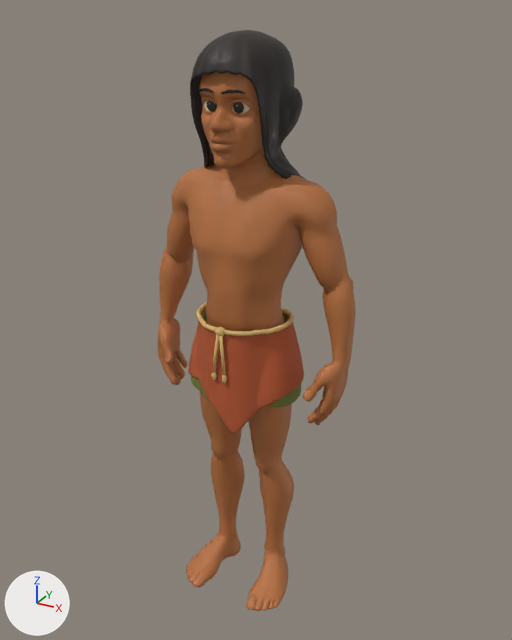
Before and after pictures for a commit that changed the glTF model assets/models/habitantes/homem_01.glb.
Before and after are seen from a camera (50 mm lens) standing at (1.015, -1.793, 1.9) and looking at (0.021, 0.015, 0.996). Every picture has the same lights, and +X, +Y and +Z are marked at lower left. The first picture is the older version. Vertices at exactly the same position are counted once.

The scene before the commit, as lines of its bpy script (objects in view):
```python
mat_cabelo_homem_01 = principled_material('Cabelo_homem_01')
mat_cabelo_homem_01.base_color = (0.0168, 0.011, 0.00802)  # black #231b16
mat_cabelo_homem_01.roughness = 0.55
mat_cabelo_homem_01.coat_weight = 0.06
me_geo_body_male_stylized_eye_l_003 = bpy.data.meshes.new('GEO-body_male_stylized.eye.L.003')
me_geo_body_male_stylized_eye_l_003.from_pydata(...)  # 49259 vertices, 98452 faces; spans x -0.35..0.35, y -0.2..0.13, z 0.0..1.85
# faces by material slot: [3384, 25000, 38224, 1236, 15168, 14976, 88, 376]
me_geo_body_male_stylized_eye_l_003.materials.append(mat_habitante_morador_revisao2_esclerav2)  # beige #ded1b0
me_geo_body_male_stylized_eye_l_003.materials.append(mat_homem_01_pele)  # orange #b5703e
me_geo_body_male_stylized_eye_l_003.materials.append(mat_cabelo_homem_01)  # black #231b16
me_geo_body_male_stylized_eye_l_003.materials.append(mat_fibracorda)  # beige #d3b06e
me_geo_body_male_stylized_eye_l_003.materials.append(mat_saiaterracota)  # brown #b2552f
me_geo_body_male_stylized_eye_l_003.materials.append(mat_saiafolha)  # dark green #6f7c35
me_geo_body_male_stylized_eye_l_003.materials.append(mat_habitante_morador_revisao2_cabelov2)  # black #24251f
me_geo_body_male_stylized_eye_l_003.materials.append(mat_habitante_morador_revisao2_irisv2)  # black #292219
ob_homem_01_corpo = bpy.data.objects.new('homem_01_corpo', me_geo_body_male_stylized_eye_l_003)
ob_homem_01_corpo.location = (0.0, 0.0, 0.0)
```
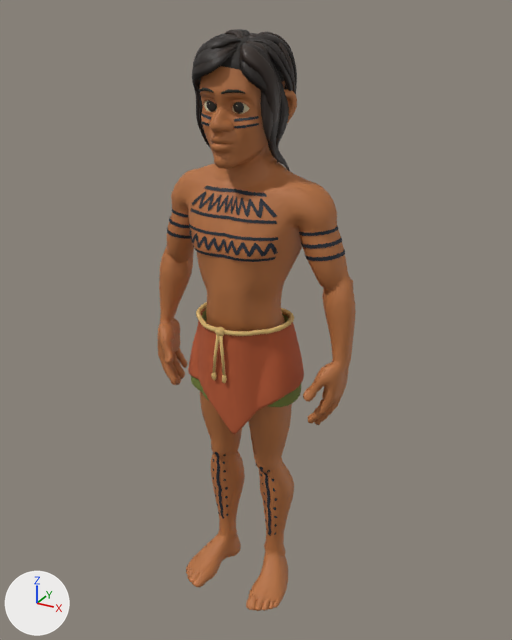
Pixel boxes [x1, y1, x2, y2] of what changed, in the pictures (512 x 640 px; the box of a moved part takes in the faces that stretch with it):
'homem_01_corpo', surface changed, reshaped: before [158, 30, 356, 611]; after [158, 29, 356, 611]
part 1 of me_geo_body_male_stylized_eye_l_003, moved or reshaped: before [190, 30, 305, 179]; after [167, 29, 345, 262]
part 2 of me_geo_body_male_stylized_eye_l_003, added: after [213, 452, 277, 536]

Diff of the bpy script that builds the scene:
```diff
--- a/assets/models/habitantes/homem_01.glb.py
+++ b/assets/models/habitantes/homem_01.glb.py
@@ mat_cabelo_homem_01 @@
 mat_cabelo_homem_01.base_color = (0.0168, 0.011, 0.00802)  # black #231b16
-mat_cabelo_homem_01.roughness = 0.55
-mat_cabelo_homem_01.coat_weight = 0.06
+mat_cabelo_homem_01.roughness = 0.56
@@ mat_cabelo_homem_01_raiz @@
+mat_cabelo_homem_01_raiz = principled_material('Cabelo_homem_01_Raiz')
+mat_cabelo_homem_01_raiz.base_color = (0.0137, 0.00913, 0.00651)  # black #1f1813
+mat_cabelo_homem_01_raiz.roughness = 0.7
@@ mat_pintura_jenipapo @@
+mat_pintura_jenipapo = principled_material('Pintura_Jenipapo')
+mat_pintura_jenipapo.base_color = (0.011, 0.016, 0.0296)  # dark blue #1b2230
+mat_pintura_jenipapo.roughness = 0.7
@@ mat_cabelo_homem_01_reflexo @@
+mat_cabelo_homem_01_reflexo = principled_material('Cabelo_homem_01_Reflexo')
+mat_cabelo_homem_01_reflexo.base_color = (0.0296, 0.0168, 0.011)  # brown #30231b
@@ me_geo_body_male_stylized_eye_l_003 @@
 # used by ob_homem_01_corpo; location = (0.0, 0.0, 0.0)
-me_geo_body_male_stylized_eye_l_003.from_pydata(...)  # 49259 vertices, 98452 faces; spans x -0.35..0.35, y -0.2..0.13, z 0.0..1.85
+me_geo_body_male_stylized_eye_l_003.from_pydata(...)  # 48846 vertices, 94500 faces; spans x -0.35..0.35, y -0.2..0.13, z 0.0..1.85
+# me_geo_body_male_stylized_eye_l_003 part 1: 2245 vertices moved within x -0.13..0.13, y -0.16..0.13, z 1.4..1.85; 13531 vertices removed from x -0.17..0.16, y -0.16..0.13, z 1.39..1.85; 12324 vertices added at x -0.3..0.3, y -0.17..0.13, z 1.24..1.85
+# me_geo_body_male_stylized_eye_l_003 part 2: 794 vertices added at x -0.13..0.13, y -0.07..-0.01, z 0.2..0.51
 me_geo_body_male_stylized_eye_l_003.materials.append(mat_habitante_morador_revisao2_esclerav2)
@@ me_geo_body_male_stylized_eye_l_003 @@
 me_geo_body_male_stylized_eye_l_003.materials.append(mat_habitante_morador_revisao2_irisv2)
+me_geo_body_male_stylized_eye_l_003.materials.append(mat_cabelo_homem_01_raiz)  # black #1f1813
+me_geo_body_male_stylized_eye_l_003.materials.append(mat_cabelo_homem_01_reflexo)  # brown #30231b
+me_geo_body_male_stylized_eye_l_003.materials.append(mat_pintura_jenipapo)  # dark blue #1b2230
```
